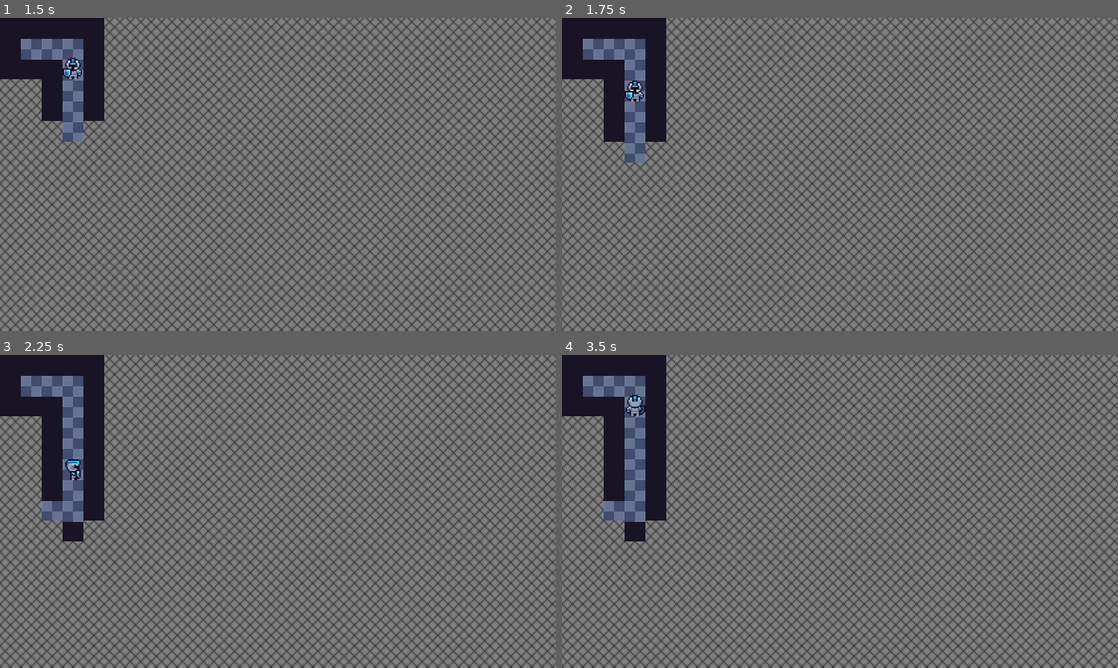
Above: before the commit, frames 1-4 (two rows, left to right).
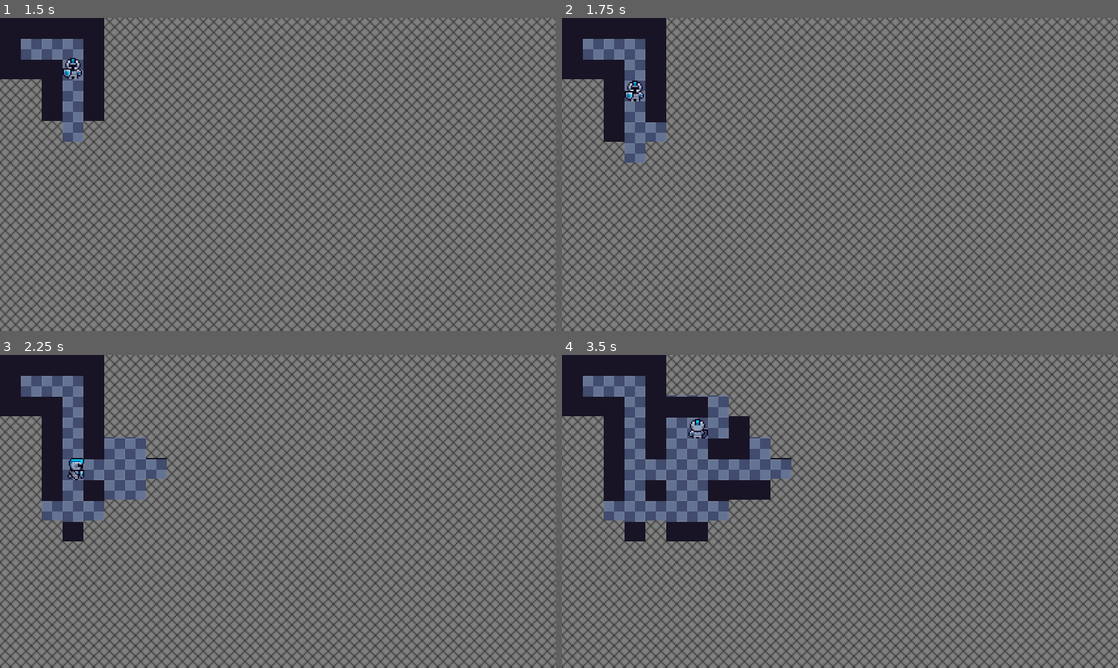
Above: after the commit, the same moments.

Repository: PhSnake123/Trabalho-Algoritmos-e-Grafos
Game: Godot game, scene res://scenes/main.tscn
Two runs of this game, one before a commit and one after it. Both use one fixed random seed, a clock stepped at 60 frames per second and the inputs below.
Inputs:
- Up to frame 1 (1.5 s): hold Right (ui_right) 0.53-1.28 s; hold Down (ui_down) from 1.28 s (still down)
- Up to frame 2 (1.75 s): keep holding Down (ui_down)
- Up to frame 3 (2.25 s): release Down (ui_down) at 2.03 s; hold Right (ui_right) from 2.03 s (still down)
- Up to frame 4 (3.5 s): release Right (ui_right) at 2.78 s; hold Up (ui_up) from 2.78 s (still down)

Frame 1 is identical in both runs. In frame 2, 0.2% of the frame differs, in the area x 15-19%, y 33-40%; in frame 3, 2.3%; in frame 4, 7.3%, in the area x 11-42%, y 12-60%.

Commit message:
Djikstra, saída e "quebra" de labirinto
Adicionamos e testamos o algoritmo de caminho mínimo para determinar um vértice de saída e calcular o caminho mínimo até ele.

Também adicionamos um algoritmo para "quebrar" o labirinto gerado pelo DFS, para criar labirintos mais interessantes. O algoritmo roda depois do DFS.

Co-Authored-By: PhSnake123 <155153936+PhSnake123@users.noreply.github.com>

Diff:
--- a/scenes/main.tscn
+++ b/scenes/main.tscn
@@ -1,10 +1,12 @@
-[gd_scene load_steps=11 format=3 uid="uid://dvlda6y5rs1xk"]
+[gd_scene load_steps=16 format=3 uid="uid://dvlda6y5rs1xk"]
 
 [ext_resource type="Texture2D" uid="uid://dfafloj0f4n7q" path="res://assets/tiles/wall.png" id="1_0wfyh"]
 [ext_resource type="Script" uid="uid://cg6sxg3vu5rem" path="res://scripts/main.gd" id="1_jyhfs"]
 [ext_resource type="Texture2D" uid="uid://smcmfrkg7y4" path="res://assets/tiles/floor.png" id="2_sugp2"]
 [ext_resource type="Texture2D" uid="uid://b68l1whrxnhff" path="res://assets/tiles/fog.png" id="2_tbgi4"]
+[ext_resource type="Texture2D" uid="uid://dteln61cwgllk" path="res://assets/tiles/path.png" id="3_o6xl0"]
 [ext_resource type="PackedScene" uid="uid://crugumnn1f2yp" path="res://scenes/player.tscn" id="4_tbgi4"]
+[ext_resource type="Texture2D" uid="uid://dxp0ndk73w2vj" path="res://assets/tiles/exit.png" id="5_tefeu"]
 
 [sub_resource type="TileSetAtlasSource" id="TileSetAtlasSource_tefeu"]
 texture = ExtResource("2_tbgi4")
@@ -12,6 +14,13 @@
 
 [sub_resource type="TileSet" id="TileSet_o6xl0"]
 sources/0 = SubResource("TileSetAtlasSource_tefeu")
+
+[sub_resource type="TileSetAtlasSource" id="TileSetAtlasSource_tipki"]
+texture = ExtResource("3_o6xl0")
+0:0/0 = 0
+
+[sub_resource type="TileSet" id="TileSet_85g3d"]
+sources/0 = SubResource("TileSetAtlasSource_tipki")
 
 [sub_resource type="TileSetAtlasSource" id="TileSetAtlasSource_jyhfs"]
 texture = ExtResource("1_0wfyh")
@@ -22,10 +31,15 @@
 texture = ExtResource("2_sugp2")
 0:0/0 = 0
 
+[sub_resource type="TileSetAtlasSource" id="TileSetAtlasSource_o6xl0"]
+texture = ExtResource("5_tefeu")
+0:0/0 = 0
+
 [sub_resource type="TileSet" id="TileSet_tefeu"]
 physics_layer_0/collision_layer = 1
 sources/0 = SubResource("TileSetAtlasSource_jyhfs")
 sources/1 = SubResource("TileSetAtlasSource_tbgi4")
+sources/2 = SubResource("TileSetAtlasSource_o6xl0")
 
 [node name="Main" type="Node2D"]
 script = ExtResource("1_jyhfs")
@@ -34,6 +48,11 @@
 z_index = 10
 position = Vector2(0, -1)
 tile_set = SubResource("TileSet_o6xl0")
+format = 2
+
+[node name="TileMap_Path" type="TileMap" parent="."]
+z_index = 5
+tile_set = SubResource("TileSet_85g3d")
 format = 2
 
 [node name="TileMap" type="TileMap" parent="."]
--- /dev/null
+++ b/scripts/Dijkstra.gd
@@ -0,0 +1,129 @@
+# res://scripts/Dijkstra.gd
+class_name Dijkstra
+
+var grafo: Graph
+var distancias = {}
+var predecessores = {}
+
+func _init(p_grafo: Graph):
+	self.grafo = p_grafo
+
+# Função auxiliar para o Dijkstra (sem heap)
+func _encontrar_vertice_min_dist(vertices_nao_visitados: Dictionary) -> Vector2i:
+	var min_dist = INF
+	var vertice_mais_proximo = null
+
+	for vertice in vertices_nao_visitados:
+		if distancias[vertice] < min_dist:
+			min_dist = distancias[vertice]
+			vertice_mais_proximo = vertice
+	return vertice_mais_proximo
+
+# Calcula o caminho mínimo (baseado em dijkstra.py)
+func calcular_caminho_minimo(inicio: Vector2i):
+	var vertices_nao_visitados = {} # Usamos como um "Set"
+
+	# 1. Inicializa distâncias
+	for vertice in grafo.adjacencias:
+		distancias[vertice] = INF
+		predecessores[vertice] = null
+		vertices_nao_visitados[vertice] = true # Adiciona ao "set"
+
+	distancias[inicio] = 0
+
+	# 2. Loop principal (versão sem heap)
+	while not vertices_nao_visitados.is_empty():
+		# Encontra o vértice mais próximo não visitado
+		var vertice_atual = _encontrar_vertice_min_dist(vertices_nao_visitados)
+
+		# Se for nulo ou inalcançável, paramos
+		if vertice_atual == null or distancias[vertice_atual] == INF:
+			break
+
+		vertices_nao_visitados.erase(vertice_atual) # Remove do "set"
+
+		# 3. Atualiza vizinhos
+		for aresta in grafo.adjacencias[vertice_atual]:
+			var vizinho: Vector2i = aresta[0]
+			var custo: int = aresta[1]
+			var nova_distancia = distancias[vertice_atual] + custo
+
+			if nova_distancia < distancias[vizinho]:
+				distancias[vizinho] = nova_distancia
+				predecessores[vizinho] = vertice_atual
+
+	return {"distancias": distancias, "predecessores": predecessores}
+
+# --- Lógica do Vértice Final (baseada na nossa discussão anterior) ---
+func encontrar_vertice_final(inicio: Vector2i) -> Vector2i:
+	# 1. Calcula todas as distâncias
+	calcular_caminho_minimo(inicio)
+
+	# 2. Filtra vértices inalcançáveis
+	var distancias_validas = {}
+	for v in distancias:
+		if distancias[v] != INF and v != inicio:
+			distancias_validas[v] = distancias[v]
+
+	if distancias_validas.is_empty():
+		return Vector2i.ZERO # Falha
+
+	# 3. Define o limite (ex: 75% da distância máxima)
+	var dist_maxima = 0.0
+	for d in distancias_validas.values():
+		if d > dist_maxima:
+			dist_maxima = d
+
+	var limite_distancia = dist_maxima * 0.5
+
+	# 4. Filtra por distância
+	var candidatos_distantes = []
+	for v in distancias_validas:
+		if distancias_validas[v] >= limite_distancia:
+			candidatos_distantes.push_back(v)
+
+	# 5. Filtra por "beco sem saída" (1 vizinho)
+	var candidatos_finais = []
+	for v in candidatos_distantes:
+		if grafo.adjacencias[v].size() == 1:
+			candidatos_finais.push_back(v)
+
+	# 6. Escolhe aleatoriamente
+	if not candidatos_finais.is_empty():
+		return candidatos_finais.pick_random() # Caso ideal
+	elif not candidatos_distantes.is_empty():
+		return candidatos_distantes.pick_random() # Caso B (qualquer um longe)
+	else:
+		# Caso C (pega o mais distante de todos)
+		var vertice_final = distancias_validas.keys()[0]
+		for v in distancias_validas:
+			if distancias_validas[v] > distancias[vertice_final]:
+				vertice_final = v
+		return vertice_final
+
+func reconstruir_caminho(inicio: Vector2i, fim: Vector2i) -> Array[Vector2i]:
+	# CORREÇÃO 1: Inicializa o array com o tipo correto.
+	var caminho: Array[Vector2i] = []
+	var atual = fim
+
+	# Checa se o 'fim' existe nos predecessores (foi alcançado)
+	if not predecessores.has(atual):
+		print("Erro: Vértice final não encontrado nos predecessores.")
+		# CORREÇÃO 2: Retorna um array vazio DO TIPO CORRETO.
+		return []
+
+	# Volta do fim até o início
+	while atual != null:
+		caminho.push_back(atual)
+		atual = predecessores.get(atual)
+
+	caminho.reverse()
+
+	# Verificação final de validade
+	if caminho.is_empty() or caminho[0] != inicio:
+		print("Erro: Caminho reconstruído não começa no início.")
+		# CORREÇÃO 3: Retorna um array vazio DO TIPO CORRETO.
+		return []
+
+	# Este retorno agora funciona, pois 'caminho' foi inicializado corretamente.
+	return caminho
--- /dev/null
+++ b/scripts/Graph.gd
@@ -0,0 +1,51 @@
+# res://scripts/Graph.gd
+class_name Graph
+
+# Precisamos das constantes LARGURA, ALTURA, e TileType
+const MapGenerator = preload("res://scripts/MapGenerator.gd")
+
+var largura: int = MapGenerator.LARGURA
+var altura: int = MapGenerator.ALTURA
+var grid_logico: Array
+var adjacencias = {} # Nosso dicionário de adjacências
+
+# Construtor (como o __init__ do Python)
+func _init(p_grid_logico: Array):
+	self.grid_logico = p_grid_logico
+	_construir_grafo()
+
+# Constrói a lista de adjacências
+func _construir_grafo():
+	for y in range(altura):
+		for x in range(largura):
+			var vertice_atual = Vector2i(x, y)
+
+			if not _e_passavel(vertice_atual):
+				continue # Ignora paredes
+
+			# Inicializa a lista de adjacências para este vértice
+			adjacencias[vertice_atual] = []
+
+			# Checa os vizinhos (N, S, L, O)
+			for vizinho in _obter_vizinhos(vertice_atual):
+				if _e_passavel(vizinho):
+					# No seu protótipo, você tinha custos de tempo.
+					# Por enquanto, nosso custo é 1 (um passo).
+					var custo = 1
+					adjacencias[vertice_atual].push_back([vizinho, custo])
+
+# Retorna true se o tile for um CHÃO
+func _e_passavel(pos: Vector2i) -> bool:
+	return grid_logico[pos.y][pos.x] == MapGenerator.TileType.CHAO
+
+# Retorna uma lista de vizinhos válidos (N, S, L, O)
+func _obter_vizinhos(pos: Vector2i) -> Array[Vector2i]:
+	var direcoes = [Vector2i.UP, Vector2i.DOWN, Vector2i.LEFT, Vector2i.RIGHT]
+	var vizinhos_validos: Array[Vector2i] = []
+	for dir in direcoes:
+		var nova_pos = pos + dir
+		# Checa se está dentro dos limites do mapa
+		if (nova_pos.x >= 0 and nova_pos.x < largura and
+			nova_pos.y >= 0 and nova_pos.y < altura):
+			vizinhos_validos.push_back(nova_pos)
+	return vizinhos_validos
--- a/scripts/MapGenerator.gd
+++ b/scripts/MapGenerator.gd
@@ -64,3 +64,22 @@
 	var meio_y = (pos1.y + pos2.y) / 2
 	grid[meio_y][meio_x] = TileType.CHAO
 	_marcar_como_chao(grid, pos2.x, pos2.y)
+
+# Esta função cria atalhos e loops, quebrando paredes internas.
+func quebrar_paredes_internas(grid, porcentagem_quebra = 0.15):
+	# Itera pelo grid, mas evita as bordas externas (range 1 até -1)
+	for y in range(1, ALTURA - 1):
+		for x in range(1, LARGURA - 1):
+
+			# Se este tile for uma parede, veja se é uma "parede interna"
+			if grid[y][x] == TileType.PAREDE:
+
+				# Checa se é uma parede "horizontal" (chão em cima e embaixo)
+				if grid[y-1][x] == TileType.CHAO and grid[y+1][x] == TileType.CHAO:
+					if randf() < porcentagem_quebra: # randf() = float aleatório 0.0 a 1.0
+						grid[y][x] = TileType.CHAO
+
+				# Checa se é uma parede "vertical" (chão à esquerda e à direita)
+				elif grid[y][x-1] == TileType.CHAO and grid[y][x+1] == TileType.CHAO:
+					if randf() < porcentagem_quebra:
+						grid[y][x] = TileType.CHAO
--- a/scripts/main.gd
+++ b/scripts/main.gd
@@ -1,5 +1,7 @@
 # res://scripts/Main.gd
 extends Node2D
+
+@export var fog_enabled := true
 
 # 1. Carrega o script de lógica
 const MapGenerator = preload("res://scripts/MapGenerator.gd")
@@ -8,16 +10,24 @@
 # 2. Referência aos nós da cena
 @onready var tile_map = $TileMap
 @onready var tile_map_fog = $TileMap_Fog
+@onready var tile_map_path = $TileMap_Path
 @onready var camera: Camera2D = $Player/Camera2D
 
 # 3. IDs dos Tiles
 const ID_PAREDE = 0
 const ID_CHAO = 1
+const ID_SAIDA = 2
 const ID_FOG = 0
+const ID_CAMINHO = 0
 
 # 4. Dados do mapa
 var map_data = []
 var fog_logic: FogOfWar
+var grafo: Graph
+var dijkstra: Dijkstra
+var vertice_fim: Vector2i
+var camera_zoom_X = 3.0
+var camera_zoom_Y = 3.0
 
 # Esta função roda quando o jogo começa
 func _ready():
@@ -28,15 +38,34 @@
 	map_data = map_generator.gerar_grid()
 	map_generator.gerar_labirinto_dfs(map_data, 1, 1) # Começa a cavar em (1, 1)
 
-	# 7. Desenha o resultado visual
+	# 6.5. Quebra paredes para criar loops e complexidade
+	map_generator.quebrar_paredes_internas(map_data, 0.15) # (Use 0.2 para 20%, etc)
+
+	# 7. Cria o grafo a partir do mapa
+	grafo = Graph.new(map_data)
+
+	# 8. Cria o Dijkstra e encontra o ponto final
+	dijkstra = Dijkstra.new(grafo)
+	var vertice_inicio = Vector2i(1, 1) # Posição inicial do Player
+	vertice_fim = dijkstra.encontrar_vertice_final(vertice_inicio)
+
+	print("Vértice inicial definido em: ", vertice_inicio)
+	print("Vértice final definido em: ", vertice_fim)
+
+	# 9. Desenha o resultado visual
 	_draw_map()
+
+	# _desenhar_caminho_minimo(vertice_inicio, vertice_fim)
+
 	_setup_camera()
 
-	# 8. Cria a instância da lógica da névoa
+	# 10. Cria a instância da lógica da névoa
 	fog_logic = FogOfWar.new(MapGenerator.LARGURA, MapGenerator.ALTURA, 3) # Raio de visão 3
 
-	# 9. Desenha a névoa inicial (tudo oculto)
-	_draw_fog()
+	# 11. Verifica o interruptor.
+	if not fog_enabled:
+		tile_map_fog.hide()
+	#_draw_fog()
 	# --- Fim da seção nova ---
 
 
@@ -63,6 +92,9 @@
 # --- Atualiza e Redesenha a Névoa ---
 # Esta função será chamada pelo Player
 func update_fog(player_grid_pos: Vector2i):
+	# Não desenha a fog se o interruptor estiver ligado.
+	if not fog_enabled:
+		return
 	# 1. Manda a lógica revelar a nova área
 	# (Passamos o map_data para ele saber onde estão as paredes)
 	fog_logic.revelar_area(player_grid_pos.x, player_grid_pos.y, map_data)
@@ -80,9 +112,14 @@
 			var tile_tipo = map_data[y][x]
 			var tile_pos = Vector2i(x, y)
 
-			if tile_tipo == MapGenerator.TileType.PAREDE:
+			if tile_pos == vertice_fim:
+				# Desenha a saída
+				tile_map.set_cell(0, tile_pos, ID_SAIDA, Vector2i(0, 0))
+			elif tile_tipo == MapGenerator.TileType.PAREDE:
+				# Desenha a parede
 				tile_map.set_cell(0, tile_pos, ID_PAREDE, Vector2i(0, 0))
 			else:
+				# Desenha o chão
 				tile_map.set_cell(0, tile_pos, ID_CHAO, Vector2i(0, 0))
 
 
@@ -101,7 +138,7 @@
 	# 1. Define o zoom desejado
 	# Valores maiores = mais perto.
 	# (Tente 1.0 para 1:1, ou 2.0, 3.0 para um look mais "pixelado")
-	camera.zoom = Vector2(3.0, 3.0)
+	camera.zoom = Vector2(camera_zoom_X, camera_zoom_Y)
 
 	# 2. Calcula o tamanho total do mapa em pixels
 	var map_size_pixels = Vector2(MapGenerator.LARGURA, MapGenerator.ALTURA) * TILE_SIZE
@@ -114,6 +151,26 @@
 	camera.limit_right = map_size_pixels.x
 	camera.limit_bottom = map_size_pixels.y
 
+func _desenhar_caminho_minimo(inicio: Vector2i, fim: Vector2i):
+	# 1. Limpa o caminho antigo
+	tile_map_path.clear()
+
+	# 2. Pede ao Dijkstra para construir o caminho
+	var caminho_encontrado = dijkstra.reconstruir_caminho(inicio, fim)
+
+	if caminho_encontrado.is_empty():
+		print("FALHA AO DESENHAR: Caminho mínimo não pôde ser reconstruído.")
+		return
+
+	# 3. Pega os dados do pincel do caminho
+	var path_source_id = ID_CAMINHO
+	var path_atlas_coord = Vector2i(0, 0) # Assumindo (0,0)
+
+	# 4. Desenha cada tile do caminho (exceto o início e o fim)
+	for i in range(1, caminho_encontrado.size() - 1):
+		var pos = caminho_encontrado[i]
+		tile_map_path.set_cell(0, pos, path_source_id, path_atlas_coord)
+
 #Função setup camera antiga
 
 #func _setup_camera():
Binary file added: assets/tiles/exit.png
Not shown, added: assets/tiles/exit.png.import
Binary file added: assets/tiles/path.png
Not shown, added: assets/tiles/path.png.import
Not shown, added: scripts/Dijkstra.gd.uid
Not shown, added: scripts/Graph.gd.uid
